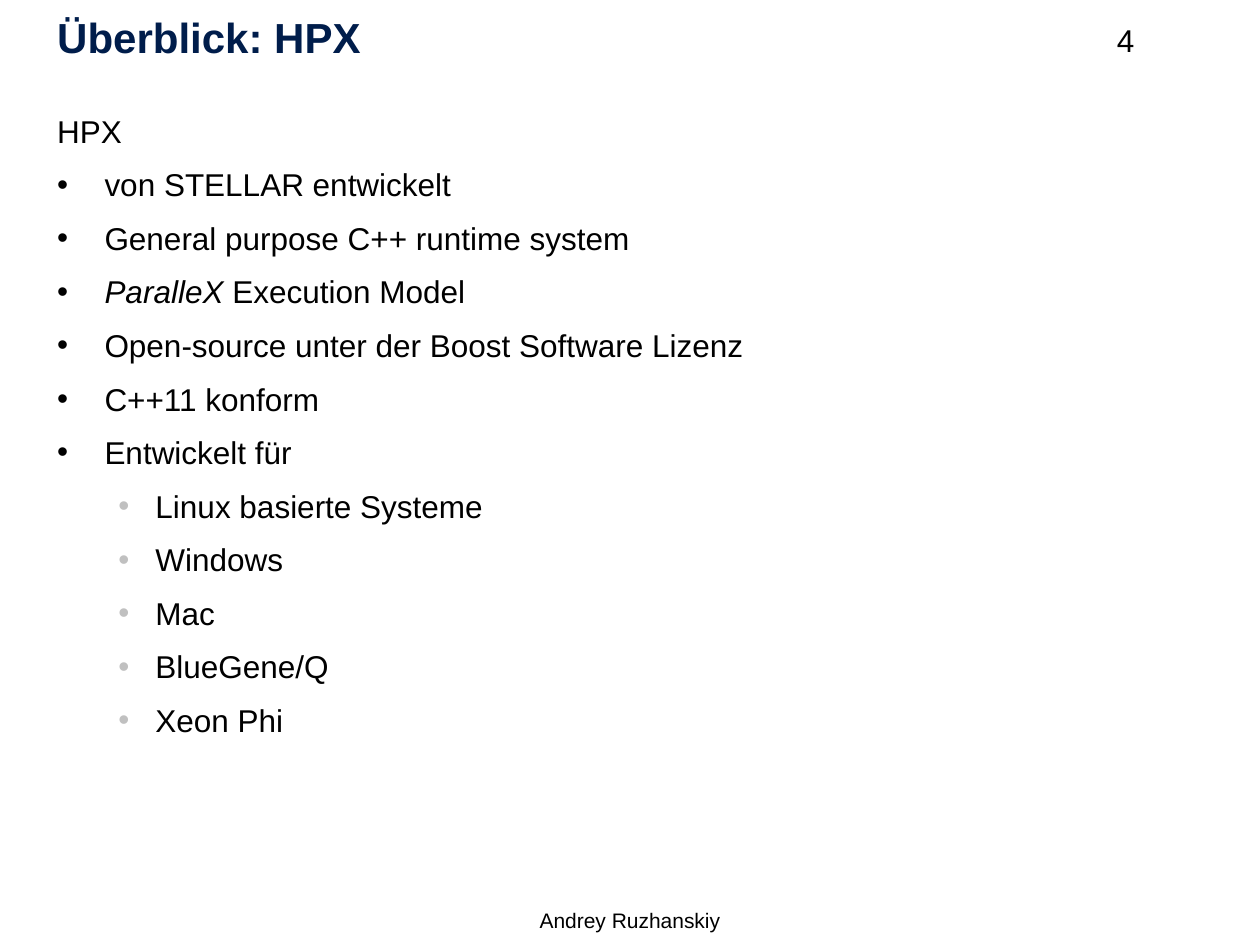
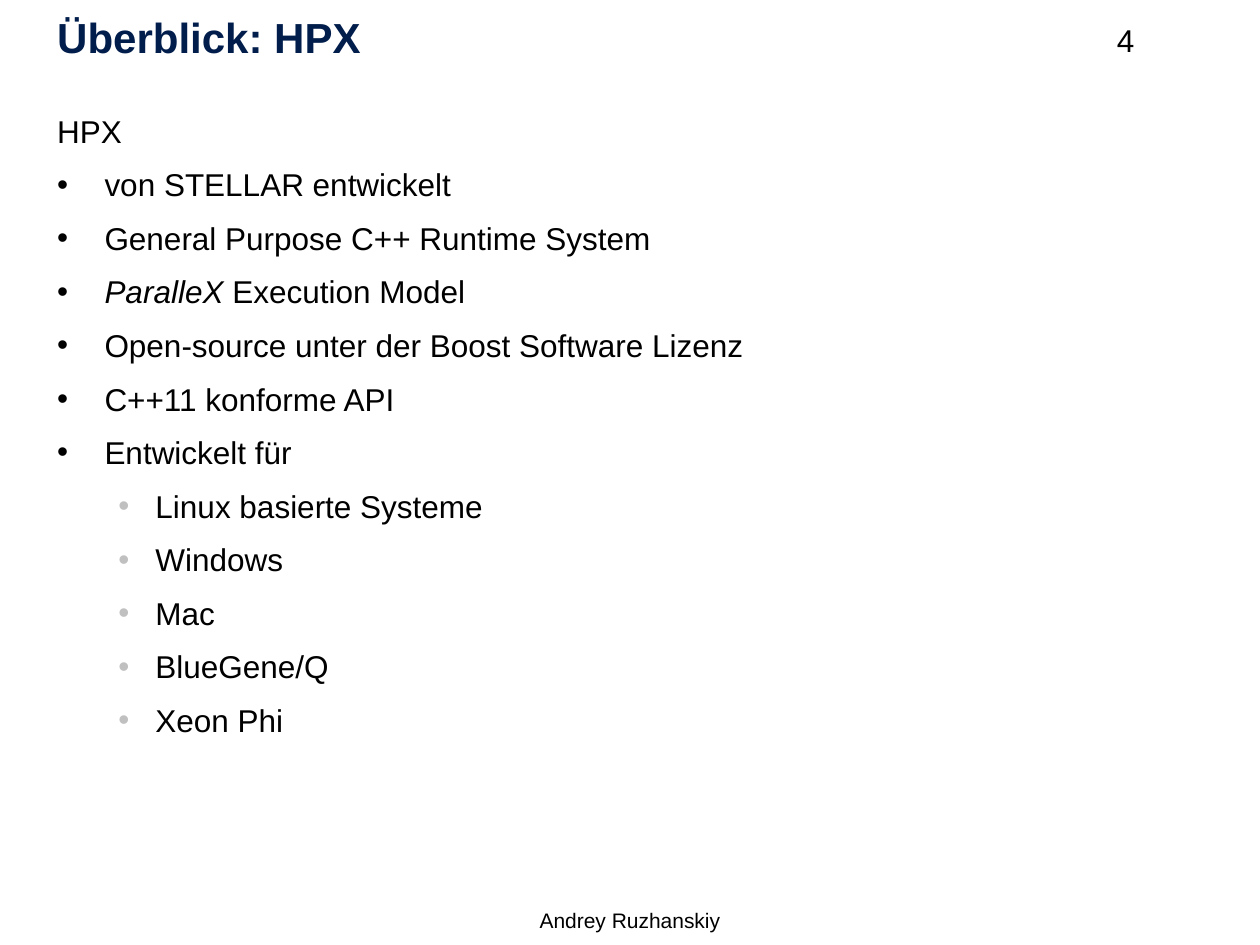
Before and after one commit to Setahero/HPC_Kokkos_HS, a slide deck: slide 4 of Hauptseminar HPC.pptx. Drawn at 1260x945 pixels with LibreOffice and Linux fonts; fonts in the diff are those of the drawing; background and template pictures are left out. Boxes give left, top, right and bottom in pixels: in the first picture for what was removed or moved away, otherwise in the second. Text is boxed around its words. In the diff, an @@ line names an element or a change of style, - is before the commit and + after.

```diff
--- a/Hauptseminar HPC.pptx
+++ b/Hauptseminar HPC.pptx
@@ text at box(105, 227, 650, 256): text changed @@
-• General purpose C++ runtime system
+• General Purpose C++ Runtime System
@@ text at box(105, 388, 395, 412): text changed @@
-• C++11 konform
+• C++11 konforme API
```
Also in this commit, not shown: 10 other slides changed, 2 slides added, 3 slides removed.
